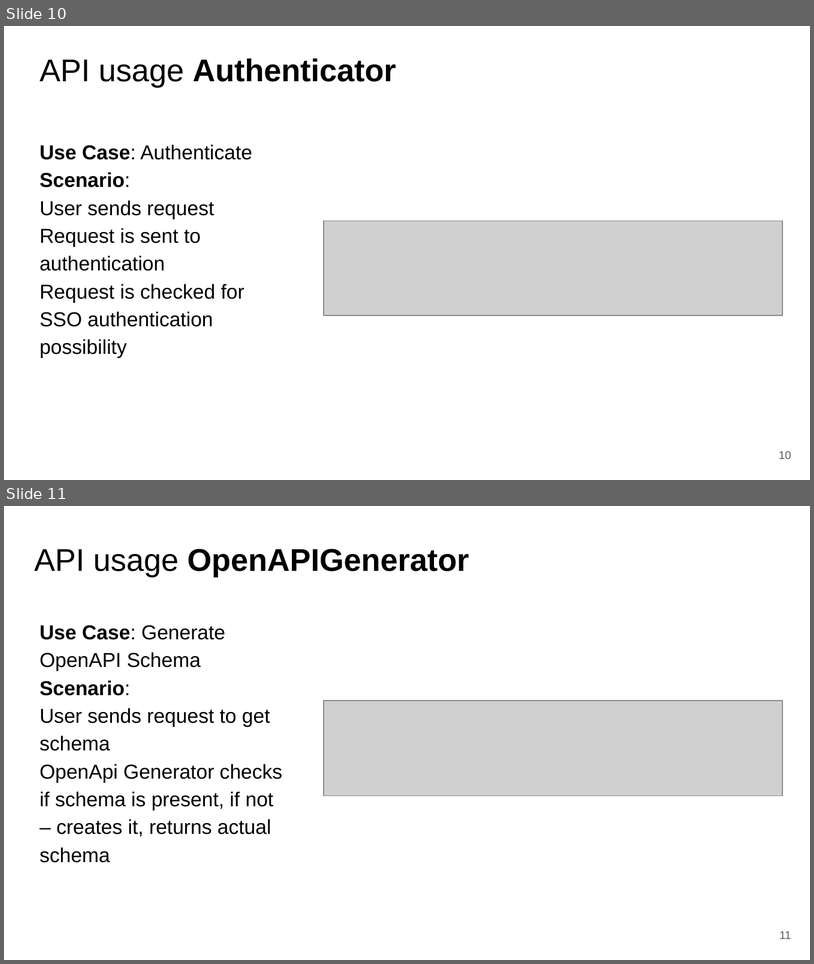
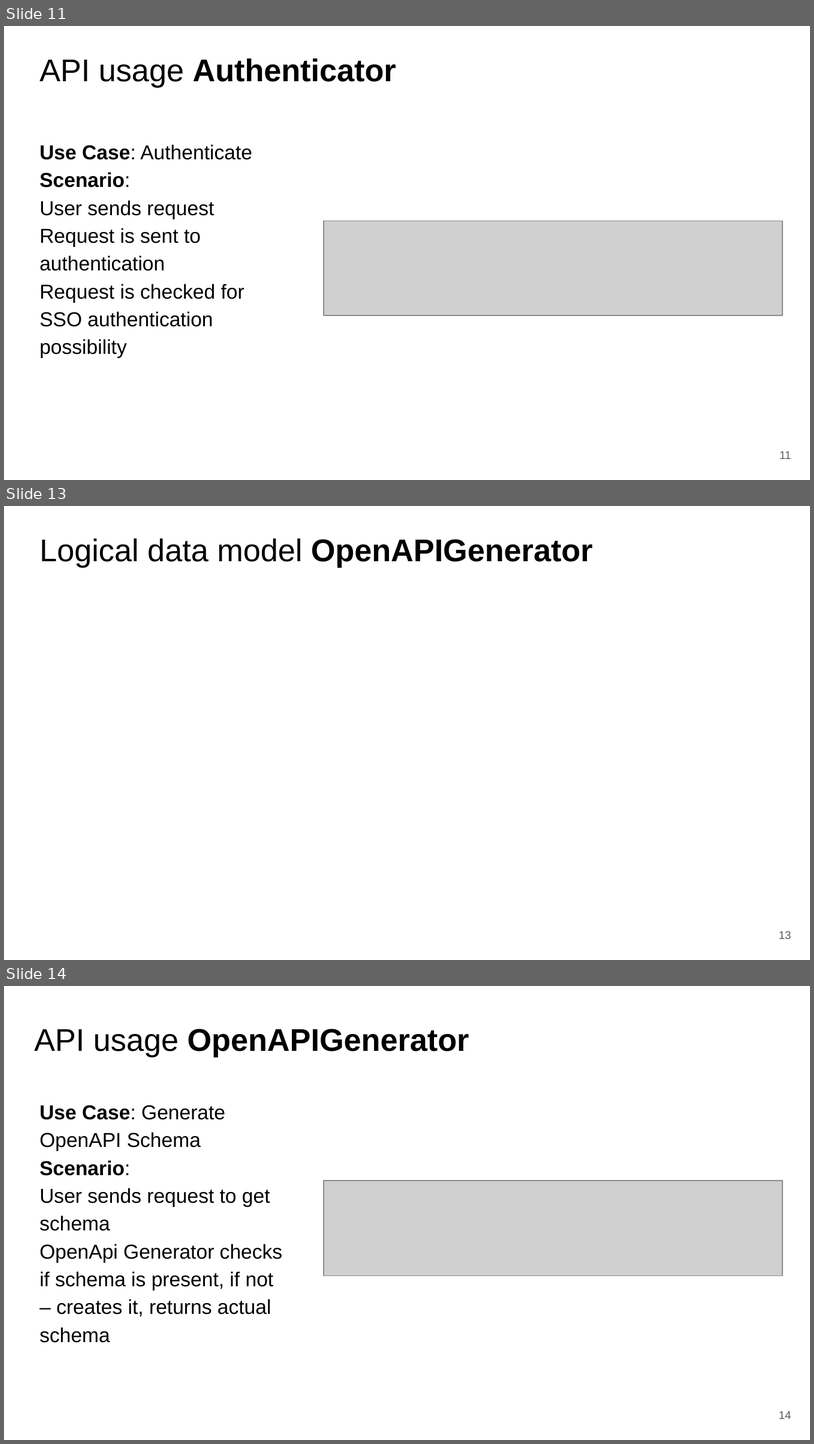
Before and after one commit to fanglores/Advanced-Software-Design, a slide deck: PracticeTasks/Module2/Task_11/Task_11.pptx. Shown one above the other, each under a label of ours: slides 10 and 11 before the commit, slides 11, 13 and 14 after it; the slides between them are not shown. The pictures are 814x964 and 814x1444 pixels, drawn with LibreOffice and Linux fonts; fonts in the diff are those of the drawing; grey boxes stand for pictures. Boxes give left, top, right and bottom in pixels: in the first picture for what was removed or moved away, otherwise in the second. Text is boxed around its words. In the diff, an @@ line names an element or a change of style, - is before the commit and + after.

```diff
--- a/PracticeTasks/Module2/Task_11/Task_11.pptx
+++ b/PracticeTasks/Module2/Task_11/Task_11.pptx
@@ slide 13 added at [4, 506, 810, 960], background #FFFFFF @@
@@ title added at [39, 538, 593, 567], 28 pt, text #000000 @@
+Logical data model OpenAPIGenerator
@@ page number added at [779, 931, 792, 939], 10 pt, text #595959 @@
+13
@@ what was slide 10 is now slide 11 @@
@@ page number at [780, 451, 791, 459]: text changed @@
-10
+11
@@ what was slide 11 is now slide 14 @@
@@ page number at [779, 1411, 792, 1419]: text changed @@
-11
+14
```
Also in this commit, not shown: 5 other slides added, 1 other file.
